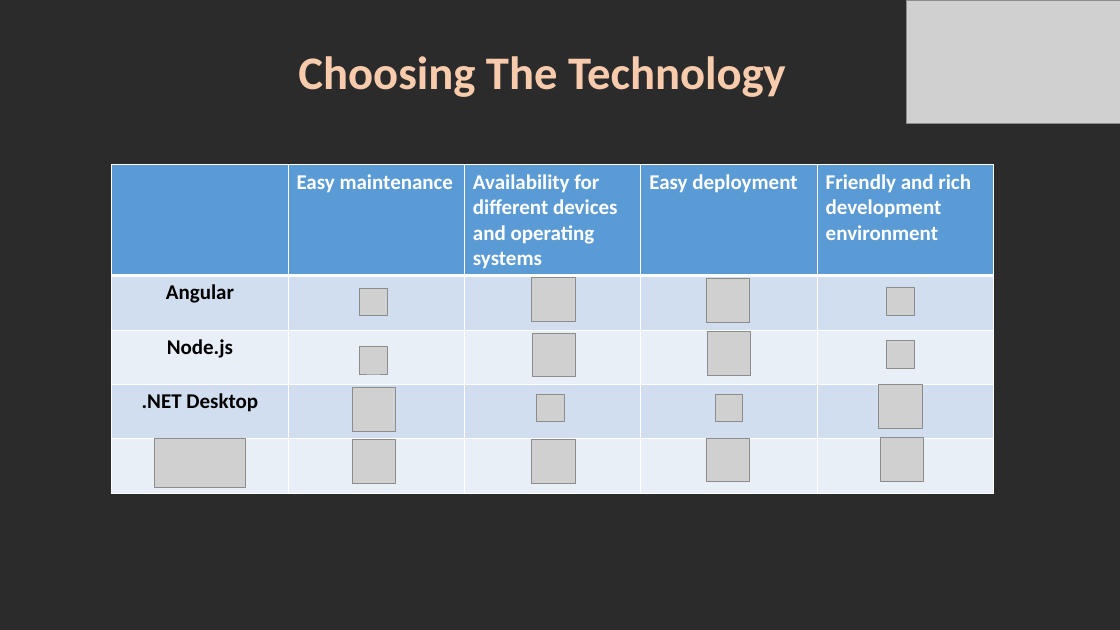
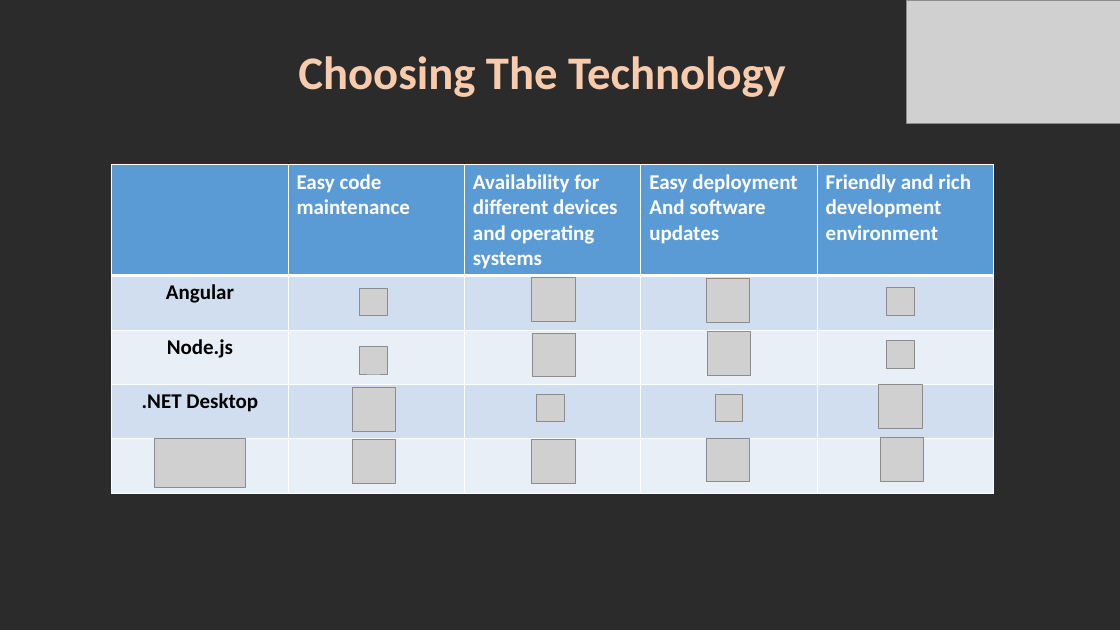
Before and after one commit to roypillar/Michtava, a slide deck: slide 4 of Michtava - Presentation.pptx. Drawn at 1120x630 pixels with LibreOffice and Linux fonts; fonts in the diff are those of the drawing; grey boxes stand for pictures; background and template pictures are left out; a plain dark background stands for a picture behind light text. Boxes give left, top, right and bottom in pixels: in the first picture for what was removed or moved away, otherwise in the second. Text is boxed around its words. In the diff, an @@ line names an element or a change of style, - is before the commit and + after.

```diff
--- a/Michtava - Presentation.pptx
+++ b/Michtava - Presentation.pptx
@@ table at [112, 165, 994, 492] @@
-row 1, column 2: Easy maintenance
+row 1, column 2: Easy code maintenance
-row 1, column 4: Easy deployment
+row 1, column 4: Easy deployment / And software updates
```
Also in this commit, not shown: 2 other slides changed, 2 slides added, 2 slides removed.
